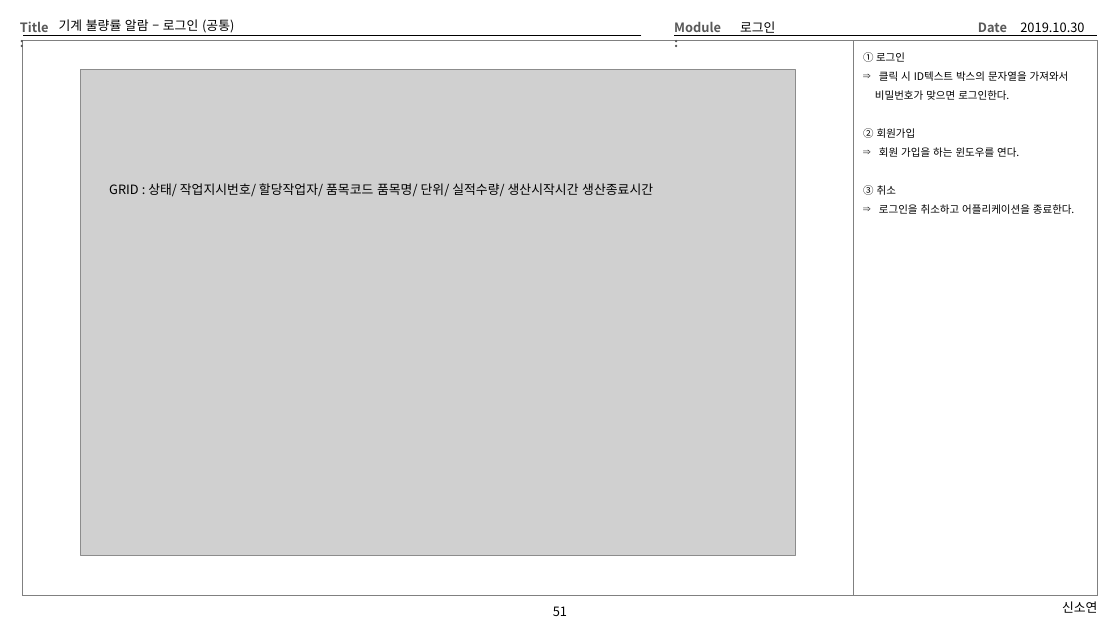
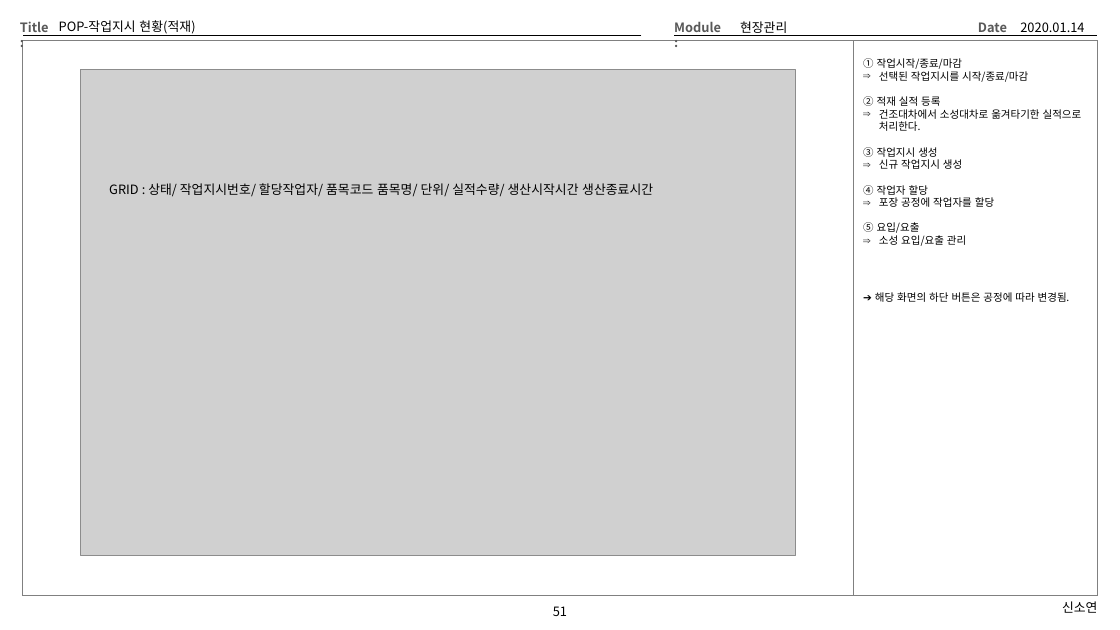
Before and after one commit to Cliedy-s/Team4, a slide deck: slide 51 of source/TEMP/Team4화면설계 - 신소연.pptx. Drawn at 1120x630 pixels with LibreOffice and Linux fonts; fonts in the diff are those of the drawing; grey boxes stand for pictures. Boxes give left, top, right and bottom in pixels: in the first picture for what was removed or moved away, otherwise in the second. Text is boxed around its words. In the diff, an @@ line names an element or a change of style, - is before the commit and + after.

```diff
--- a/source/TEMP/Team4화면설계 - 신소연.pptx
+++ b/source/TEMP/Team4화면설계 - 신소연.pptx
@@ title at (x1=59, y1=20, x2=195, y2=36): text changed @@
-기계 불량률 알람 – 로그인 (공통)
+POP-작업지시 현황(적재)
@@ text at (x1=740, y1=21, x2=787, y2=36): text changed @@
-로그인
+현장관리
@@ text at (x1=1020, y1=22, x2=1084, y2=36): text changed @@
-2019.10.30
+2020.01.14
@@ text at (x1=863, y1=58, x2=1082, y2=302): text changed @@
-① 로그인
-⇒ 클릭 시 ID텍스트 박스의 문자열을 가져와서
-비밀번호가 맞으면 로그인한다.
-② 회원가입
-⇒ 회원 가입을 하는 윈도우를 연다.
-③ 취소
-⇒ 로그인을 취소하고 어플리케이션을 종료한다.
+① 작업시작/종료/마감
+⇒ 선택된 작업지시를 시작/종료/마감
+② 적재 실적 등록
+⇒ 건조대차에서 소성대차로 옮겨타기한 실적으로 처리한다.
+③ 작업지시 생성
+⇒ 신규 작업지시 생성
+④ 작업자 할당
+⇒ 포장 공정에 작업자를 할당
+⑤ 요입/요출
+⇒ 소성 요입/요출 관리
+➔ 해당 화면의 하단 버튼은 공정에 따라 변경됨.
```
Also in this commit, not shown: 17 other slides changed, 19 other files.
